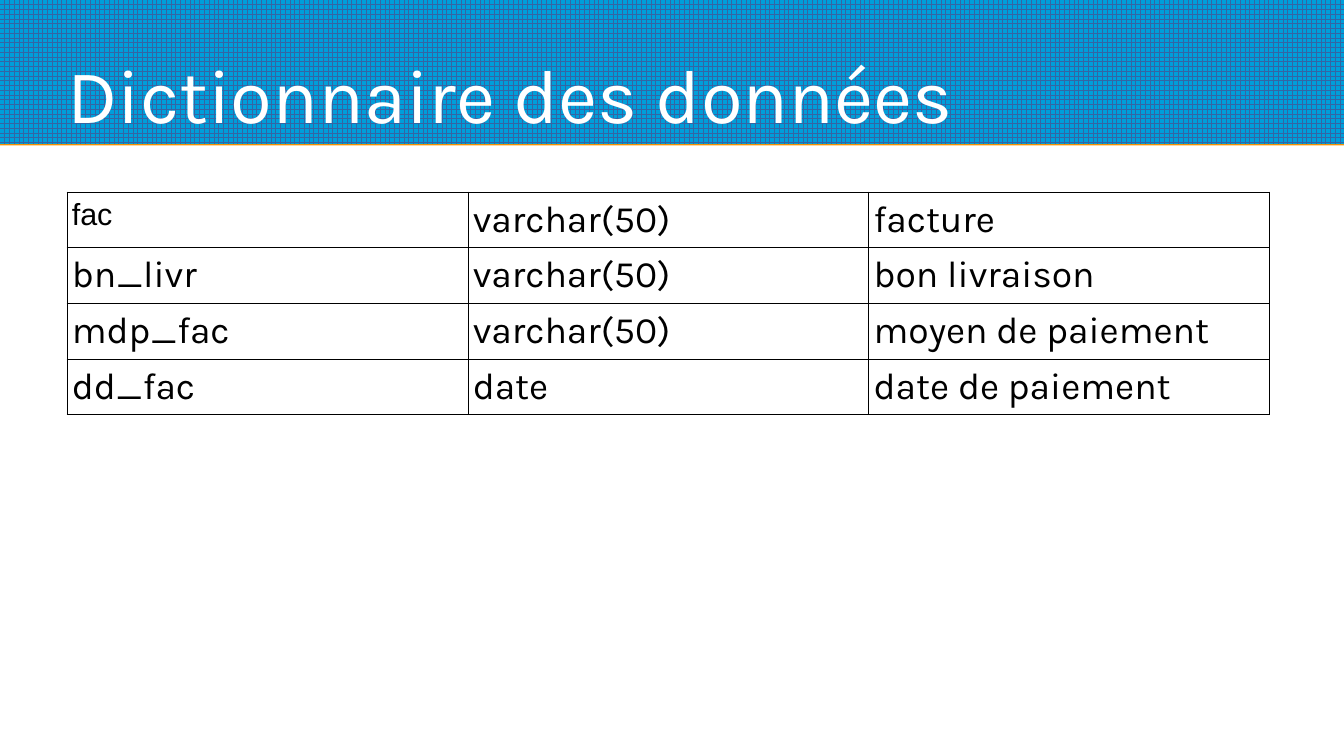
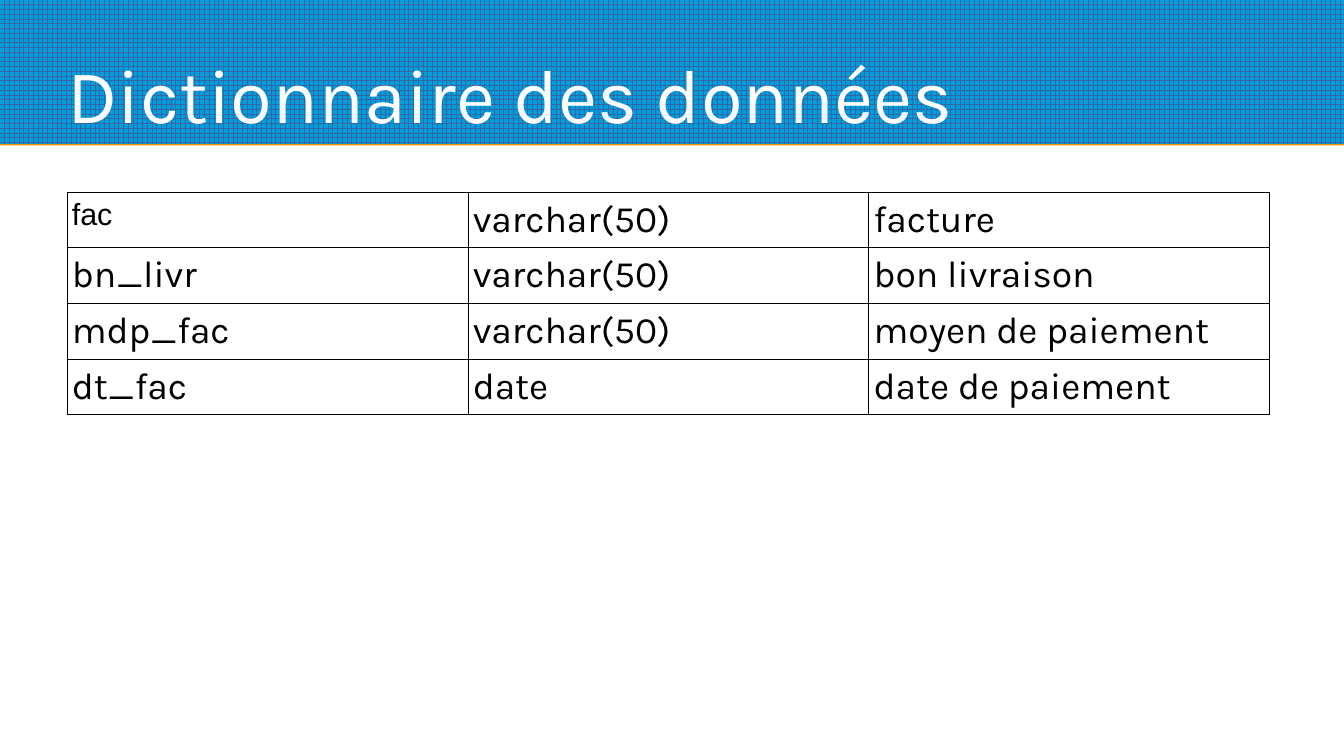
Before and after one commit to gotied/Fil_Rouge, a slide deck: slide 10 of Base_de_donnee/dictionnaire des donnees.odp. Drawn at 1344x756 pixels with LibreOffice and Linux fonts; fonts in the diff are those of the drawing. Boxes give left, top, right and bottom in pixels: in the first picture for what was removed or moved away, otherwise in the second. Text is boxed around its words. In the diff, an @@ line names an element or a change of style, - is before the commit and + after.

```diff
--- a/Base_de_donnee/dictionnaire des donnees.odp
+++ b/Base_de_donnee/dictionnaire des donnees.odp
@@ table at box(67, 191, 1271, 412) @@
-row 4, column 1: dd_fac
+row 4, column 1: dt_fac
```
Also in this commit, not shown: 1 other file.
